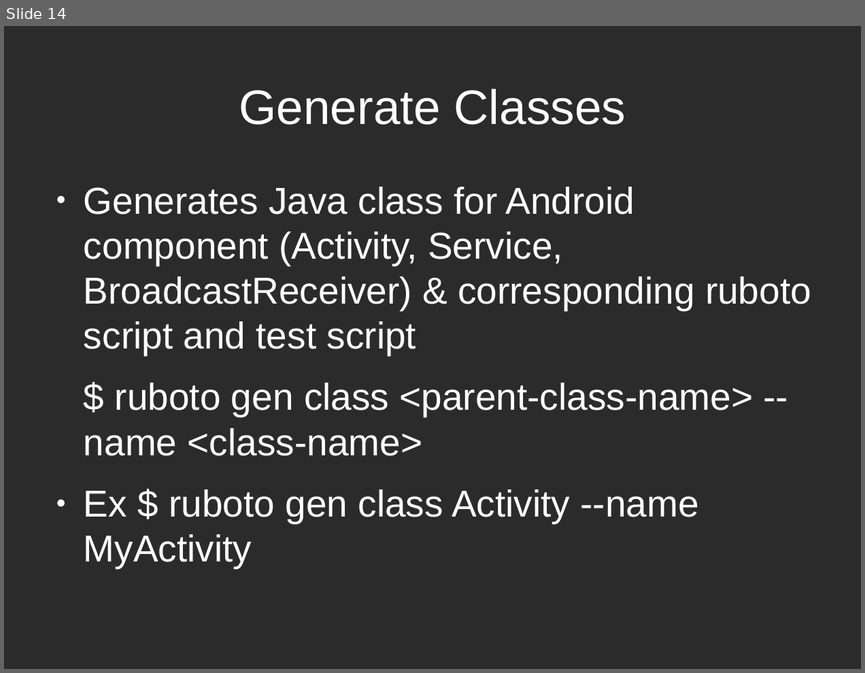
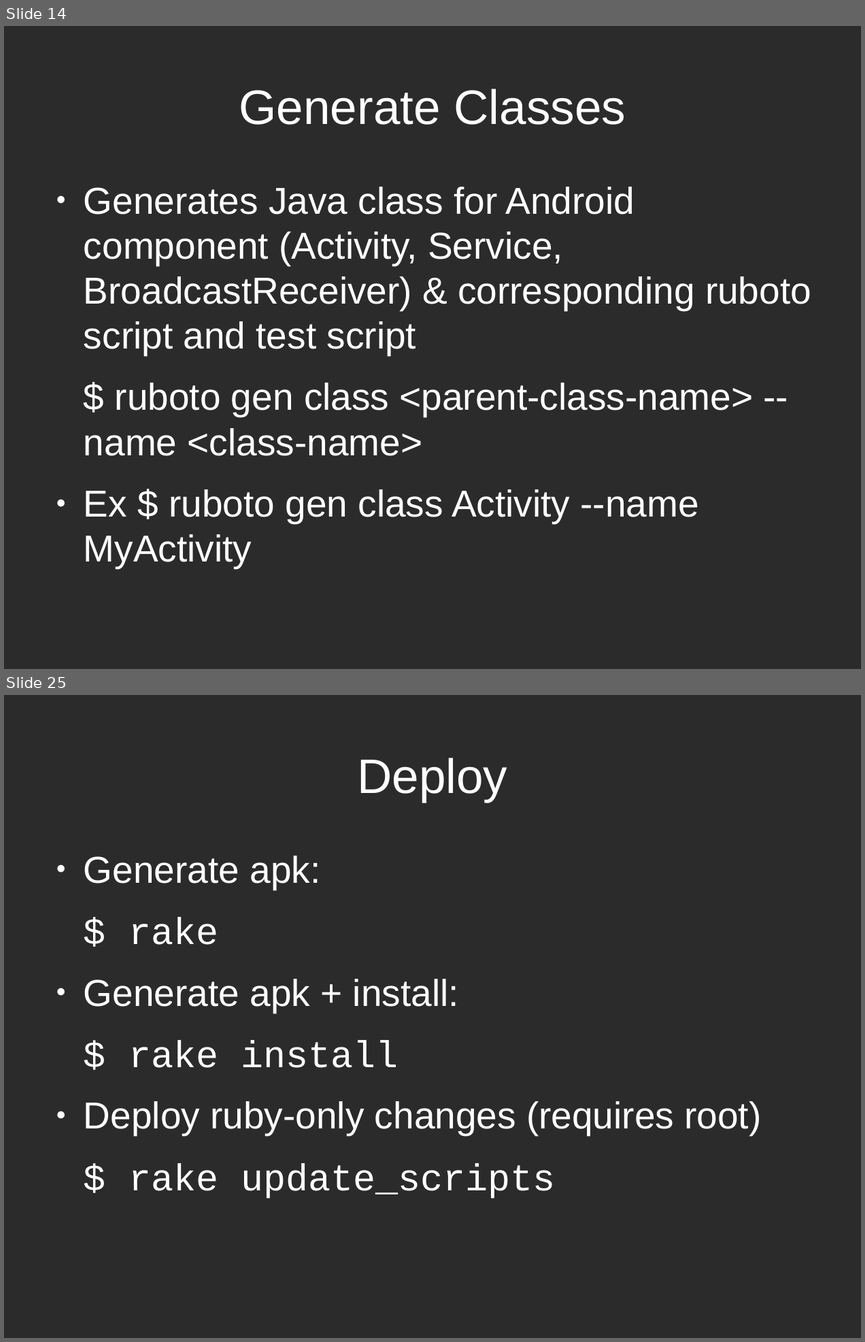
Before and after one commit to speakingcode/pres-ruboto, a slide deck: pres-ruboto.odp. Shown one above the other, each under a label of ours: slide 14 before the commit, slides 14 and 25 after it; the slides between them are not shown. The pictures are 865x673 and 865x1342 pixels, drawn with LibreOffice and Linux fonts; fonts in the diff are those of the drawing; background and template pictures are left out; a plain dark background stands for a picture behind light text. Boxes give left, top, right and bottom in pixels: in the first picture for what was removed or moved away, otherwise in the second. Text is boxed around its words. In the diff, an @@ line names an element or a change of style, - is before the commit and + after.

```diff
--- a/pres-ruboto.odp
+++ b/pres-ruboto.odp
@@ slide 25 added at bbox=[4, 695, 861, 1338], background picture (left out) @@
@@ title added at bbox=[357, 758, 507, 802], 44.8 pt, text #FFFFFF @@
+Deploy
@@ text added at bbox=[84, 855, 761, 1198], 34.7 pt, text #FFFFFF @@
+● Generate apk:
+$ rake
+● Generate apk + install:
+$ rake install
+● Deploy ruby-only changes (requires root)
+$ rake update_scripts
```
Also in this commit, not shown: 7 slides changed, 8 other slides added, 1 slide removed.
